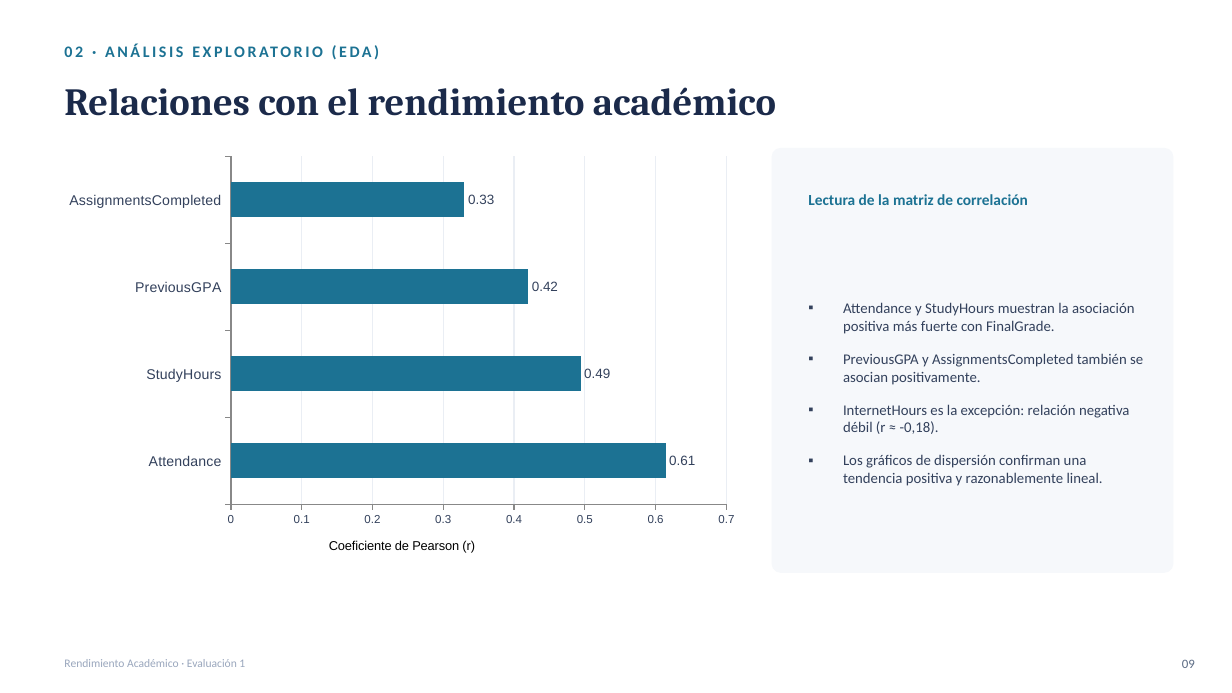
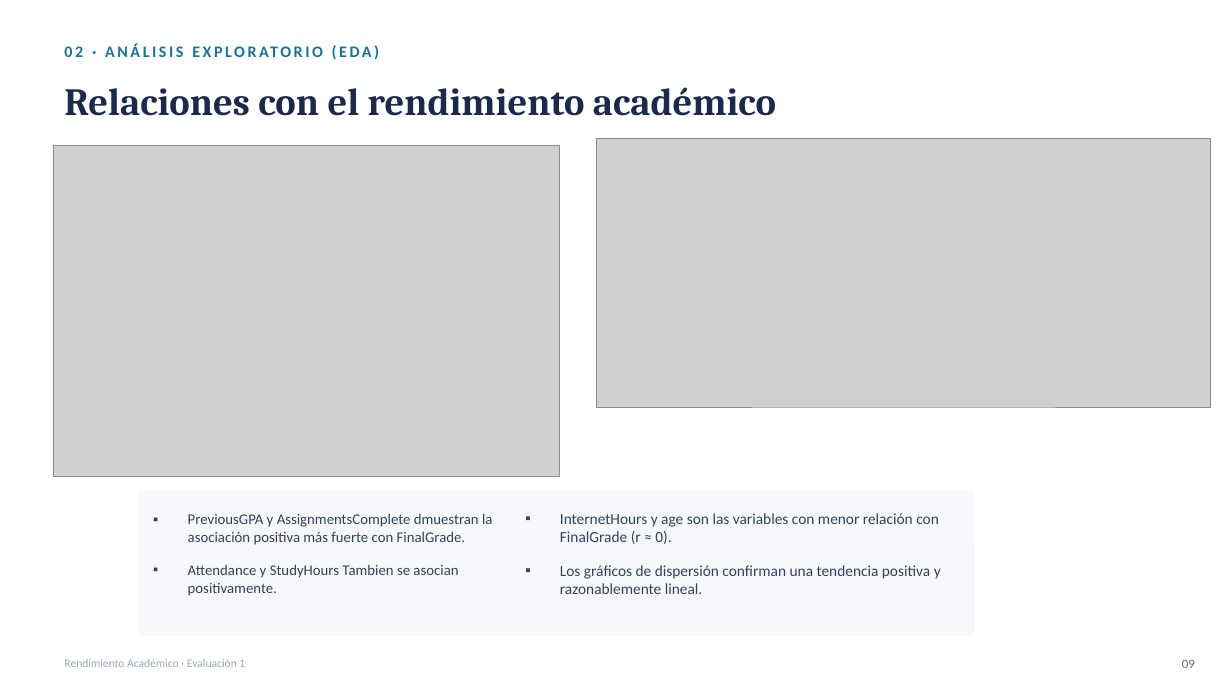
Before and after one commit to sebastianip3/EV-IA, a slide deck: slide 9 of E1 - EDA/Presentacion_E1_IA.pptx. Drawn at 1232x693 pixels with LibreOffice and Linux fonts; fonts in the diff are those of the drawing; grey boxes stand for pictures. Boxes give left, top, right and bottom in pixels: in the first picture for what was removed or moved away, otherwise in the second. Text is boxed around its words. In the diff, an @@ line names an element or a change of style, - is before the commit and + after.

```diff
--- a/E1 - EDA/Presentacion_E1_IA.pptx
+++ b/E1 - EDA/Presentacion_E1_IA.pptx
@@ picture added at [53, 145, 559, 476] @@
@@ bar chart removed at [55, 148, 749, 573] @@
-categories: Attendance, StudyHours, PreviousGPA, AssignmentsCompleted
-Series 1: 0.61, 0.49, 0.42, 0.33
@@ picture added at [596, 139, 1211, 408] @@
@@ text removed at [808, 194, 1028, 205] @@
-Lectura de la matriz de correlación
@@ rounded rectangle at [138, 492, 975, 636]: rotation 0 to 270 degrees @@
@@ text at [188, 513, 492, 596]: text changed @@
-▪ Attendance y StudyHours muestran la asociación positiva más fuerte con FinalGrade.
-▪ PreviousGPA y AssignmentsCompleted también se asocian positivamente.
-▪ InternetHours es la excepción: relación negativa débil (r ≈ -0,18).
-▪ Los gráficos de dispersión confirman una tendencia positiva y razonablemente lineal.
+▪ PreviousGPA y AssignmentsComplete dmuestran la asociación positiva más fuerte con FinalGrade.
+▪ Attendance y StudyHours Tambien se asocian positivamente.
@@ text added at [560, 513, 941, 594], 12 pt, text #33415C @@
+▪ InternetHours y age son las variables con menor relación con FinalGrade (r ≈ 0).
+▪ Los gráficos de dispersión confirman una tendencia positiva y razonablemente lineal.
```
Also in this commit, not shown: 4 other slides changed.
